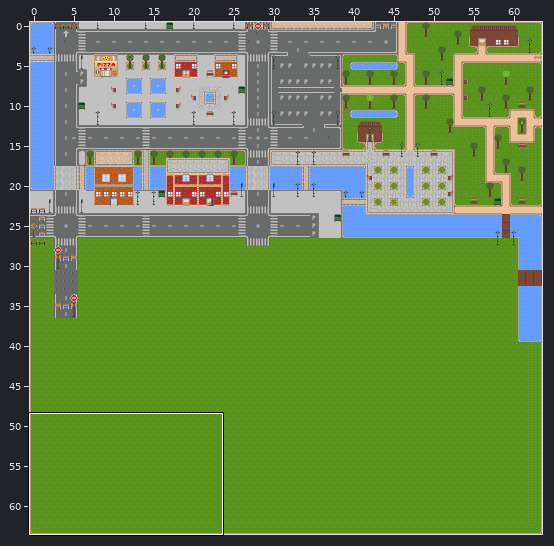
One commit to this Tiled map (JSON): assets/map/map1.json. The first picture is a wide view before the edit; the outline marks the close-up.
Close-up. Before the edit:
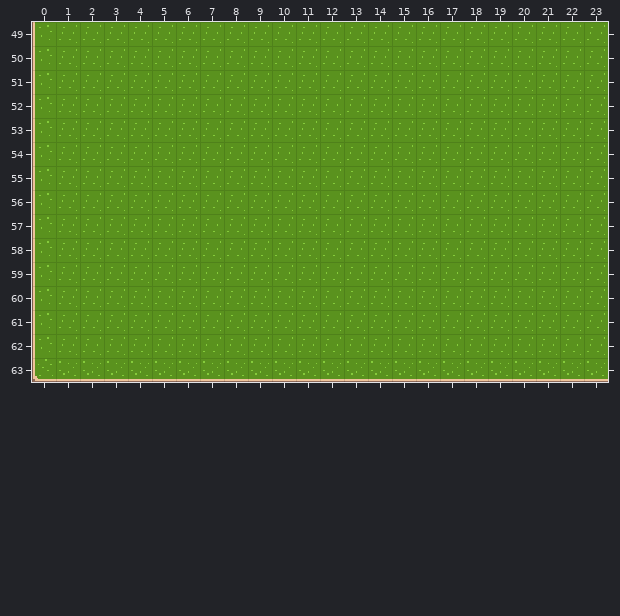
Cells are 16x16 px. Shown: x 0..23, y 49..63. The commit also changed other parts of the map, which this record leaves out.
After the commit:
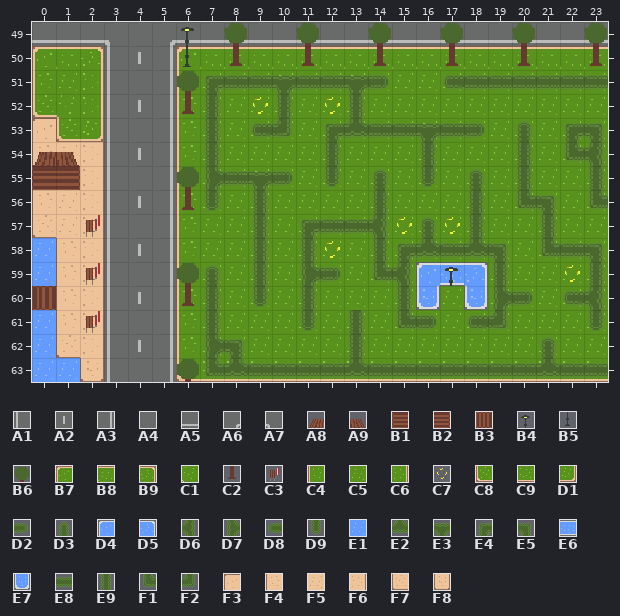
Key: from "tileset_map1": A1 15, A2 16, A3 17, A4 31, A5 33, A6 35, A7 36, A8 72, A9 74, B1 87, B2 89, B3 118, B4 158, B5 173, B6 188, B7 195, B8 196, B9 197, C1 201, C2 203, C3 206, C4 210, C5 211, C6 212, C7 220, C8 225, C9 226, D1 227, D2 235, D3 236, D4 240, D5 242, D6 248, D7 249, D8 250, D9 251, E1 256, E2 263, E3 264, E4 265, E5 266, E6 274, E7 277, E8 278, E9 279, F1 280, F2 281, F3 285, F4 300, F5 301, F6 302, F7 315, F8 322.
__ is an empty cell, ## one hidden under a higher layer.
Tiles replaced or removed in this view: C4, C5, C8, C9.
Tiles of an added or newly shown layer are drawn over the layers below it.
Diff:
Changed rows in their new state; .. is an unchanged cell.
Layer "Ground":
first column x 0:
49 A5 A5 A5 A7 A4 A6 A5 A5 A5 A5 A5 A5 A5 A5 A5 A5 A5 A5 A5 A5 A5 A5 A5 A5
50 B7 B8 B9 A1 A2 A3 B7 B8 B8 B8 B8 B8 B8 B8 B8 B8 B8 B8 B8 B8 B8 B8 B8 B8
51 .. .. C6 A1 A4 A3 C4 .. .. .. .. .. .. .. .. .. .. .. .. .. .. .. .. ..
52 C8 C1 C6 A1 A2 A3 C4 .. .. .. .. .. .. .. .. .. .. .. .. .. .. .. .. ..
53 F3 C8 D1 A1 A4 A3 C4 .. .. .. .. .. .. .. .. .. .. .. .. .. .. .. .. ..
54 F4 F5 F6 A1 A2 A3 C4 .. .. .. .. .. .. .. .. .. .. .. .. .. .. .. .. ..
55 ## ## F6 A1 A4 A3 C4 .. .. .. .. .. .. .. .. .. .. .. .. .. .. .. .. ..
56 F4 F5 F6 A1 A2 A3 C4 .. .. .. .. .. .. .. .. .. .. .. .. .. .. .. .. ..
57 F7 F5 F6 A1 A4 A3 C4 .. .. .. .. .. .. .. .. .. .. .. .. .. .. .. .. ..
58 E1 F4 F6 A1 A2 A3 C4 .. .. .. .. .. .. .. .. .. .. .. .. .. .. .. .. ..
59 E1 F4 F6 A1 A4 A3 C4 .. .. .. .. .. .. .. .. .. .. .. .. .. .. .. .. ..
60 B3 F4 F6 A1 A2 A3 C4 .. .. .. .. .. .. .. .. .. .. .. .. .. .. .. .. ..
61 E1 F4 F6 A1 A4 A3 C4 .. .. .. .. .. .. .. .. .. .. .. .. .. .. .. .. ..
62 E1 F7 F6 A1 A2 A3 C4 .. .. .. .. .. .. .. .. .. .. .. .. .. .. .. .. ..
63 E1 E1 F8 A1 A4 A3 C8 .. .. .. .. .. .. .. .. .. .. .. .. .. .. .. .. ..
Layer "Objects":
first column x 0:
50 .. .. .. .. .. .. B5 .. C2 .. .. C2 .. .. C2 .. .. C2 .. .. C2 .. .. C2
51 .. .. .. .. .. .. .. E4 E8 E8 E3 E8 E8 E3 D2 .. .. D8 E8 E8 E8 E8 E8 E8
52 .. .. .. .. .. .. C2 E9 .. .. E9 .. .. E9 .. .. .. .. .. .. .. .. .. ..
53 .. .. .. .. .. .. .. E9 .. D8 F2 .. E4 E2 E8 E8 E3 E8 D2 .. D3 .. E4 E5
54 .. .. .. .. .. .. .. E9 .. .. .. .. E9 .. .. .. E9 .. .. .. E9 .. F1 D6
55 B1 B2 .. .. .. .. .. D7 E8 E3 D2 .. D9 .. D3 .. D9 .. D3 .. E9 .. .. E9
56 .. .. .. .. .. .. C2 D9 .. E9 .. .. .. .. E9 .. .. .. E9 .. F1 E5 .. F1
57 .. .. C3 .. .. .. .. .. .. E9 .. E4 E8 E8 D6 .. D3 .. E9 .. .. E9 .. ..
58 .. .. .. .. .. .. .. .. .. E9 .. E9 .. .. E9 E4 E2 E8 E2 E5 .. F1 E8 E5
59 .. .. C3 .. .. .. .. D3 .. E9 .. D7 D2 .. F1 D6 D4 E6 D5 E9 .. .. .. E9
60 .. .. .. .. .. .. C2 E9 .. D9 .. E9 .. .. .. E9 E7 .. E7 D7 D2 .. D8 D6
61 .. .. C3 .. .. .. .. E9 .. .. .. D9 .. E9 .. F1 D2 .. D8 F2 .. .. .. D9
62 .. .. .. .. .. .. .. D7 E5 .. .. .. .. E9 .. .. .. .. .. .. .. D3 .. ..
63 .. .. .. .. .. .. .. F1 E2 E8 E8 E8 E8 E2 E8 E8 E8 E8 E8 E8 E8 E2 E8 E8
Layer "Ornaments":
first column x 0:
49 .. .. .. .. .. .. B4 .. B6 .. .. B6 .. .. B6 .. .. B6 .. .. B6 .. .. B6
51 .. .. .. .. .. .. B6 .. .. .. .. .. .. .. .. .. .. .. .. .. .. .. .. ..
54 A8 A9 .. .. .. .. .. .. .. .. .. .. .. .. .. .. .. .. .. .. .. .. .. ..
55 .. .. .. .. .. .. B6 .. .. .. .. .. .. .. .. .. .. .. .. .. .. .. .. ..
first column x 6:
59 B6 .. .. .. .. .. .. .. .. .. .. B4
first column x 6:
63 B6
Layer "Dropped" (added):
first column x 9:
52 C7 .. .. C7
first column x 12:
57 .. .. .. C7 .. C7 .. .. .. .. ..
58 C7 .. .. .. .. .. .. .. .. .. ..
59 .. .. .. .. .. .. .. .. .. .. C7
